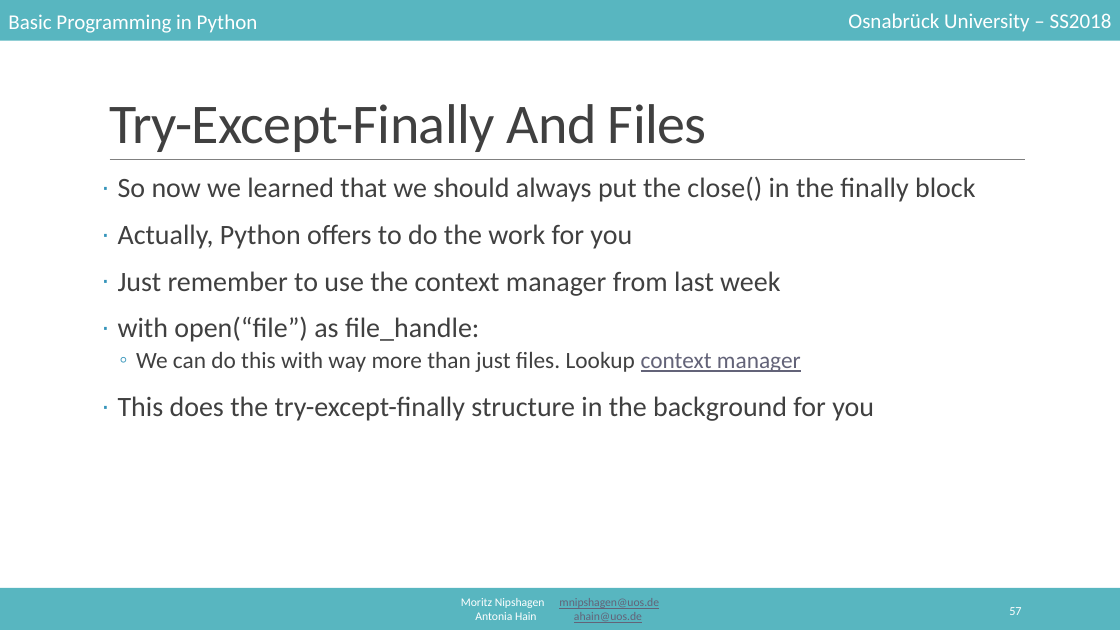
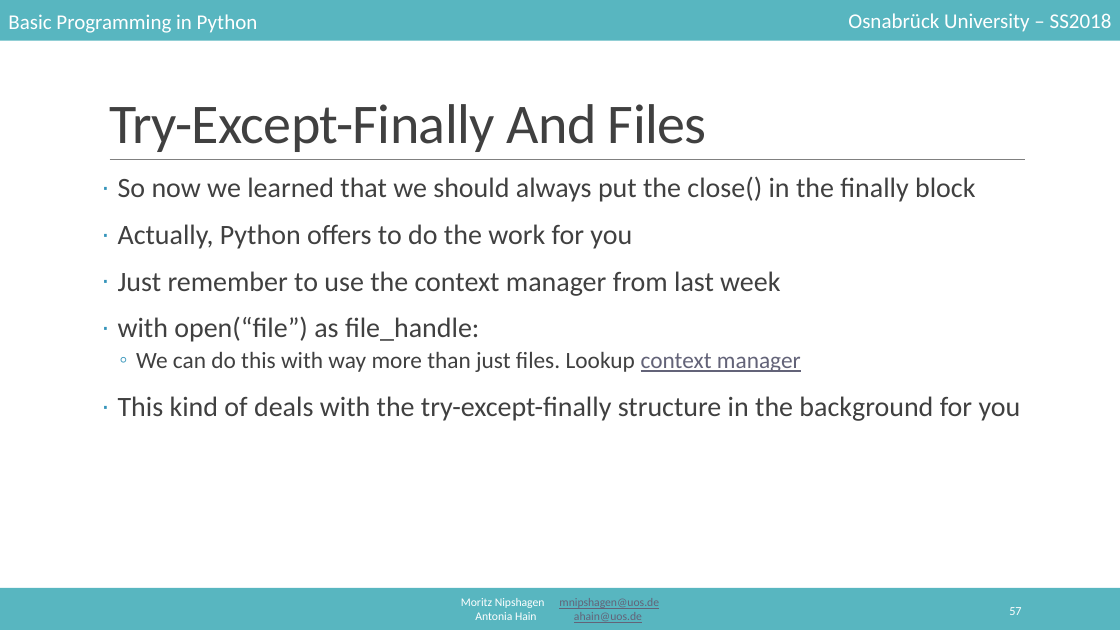
Before and after one commit to mnipshagen/monty, a slide deck: slide 57 of 2018/07/07_Debugging_errors_and_strategies.pptx. Drawn at 1120x630 pixels with LibreOffice and Linux fonts; fonts in the diff are those of the drawing. Boxes give left, top, right and bottom in pixels: in the first picture for what was removed or moved away, otherwise in the second. Text is boxed around its words. In the diff, an @@ line names an element or a change of style, - is before the commit and + after.

```diff
--- a/2018/07/07_Debugging_errors_and_strategies.pptx
+++ b/2018/07/07_Debugging_errors_and_strategies.pptx
@@ text at (118,396,1021,421): text changed @@
-· This does the try-except-finally structure in the background for you
+· This kind of deals with the try-except-finally structure in the background for you
```
Also in this commit, not shown: 10 other slides changed, 6 slides added, 1 slide removed, 5 other files.
